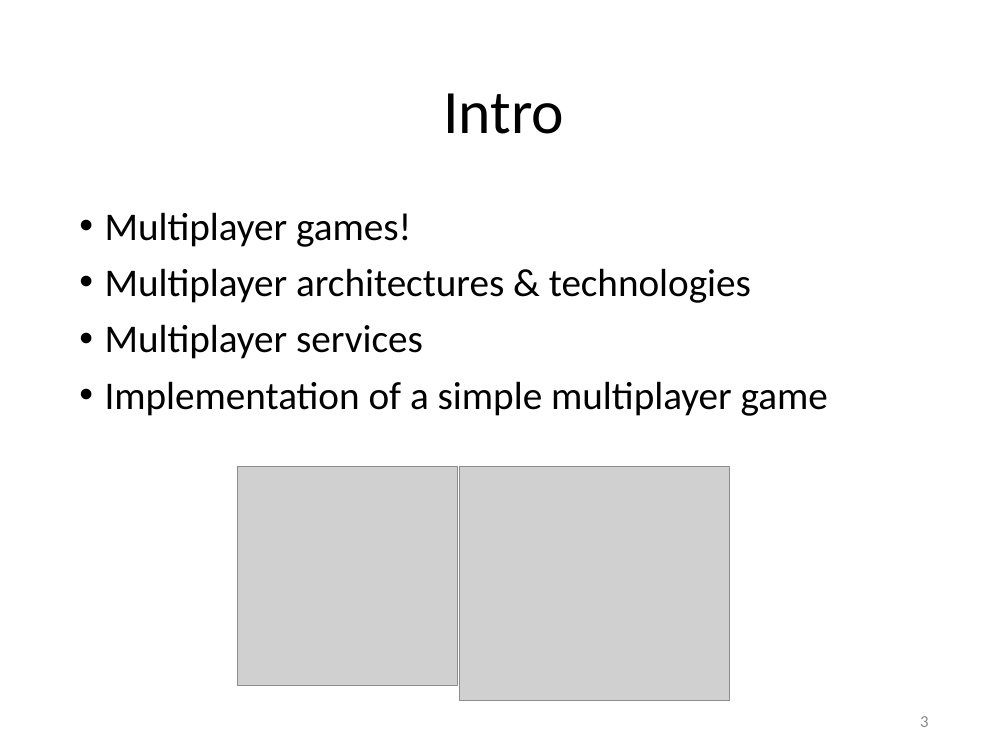
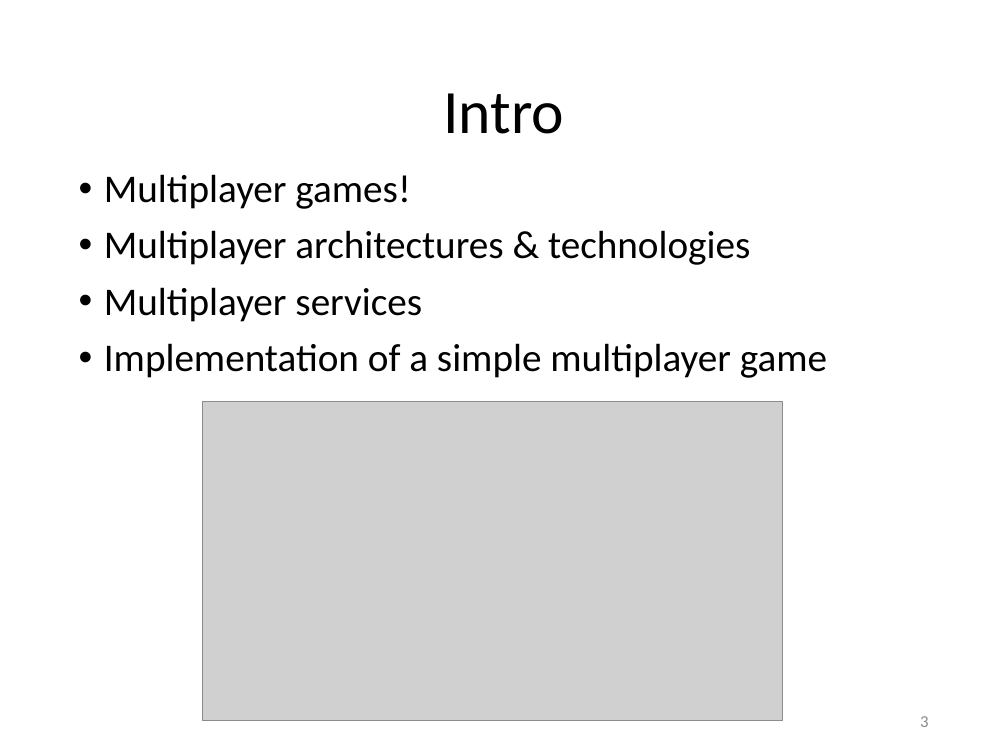
Before and after one commit to Lotti/codemotion2015, a slide deck: slide 3 of slides/slides.pptx. Drawn at 1008x756 pixels with LibreOffice and Linux fonts; fonts in the diff are those of the drawing; grey boxes stand for pictures; background and template pictures are left out. Boxes give left, top, right and bottom in pixels: in the first picture for what was removed or moved away, otherwise in the second. Text is boxed around its words. In the diff, an @@ line names an element or a change of style, - is before the commit and + after.

```diff
--- a/slides/slides.pptx
+++ b/slides/slides.pptx
@@ text "Multiplayer games!": place and size @@
-text "Multiplayer games!" at (105,212,828,416)
+text "Multiplayer games!" at (104,174,827,378)
@@ picture added at (203,402,782,721) @@
@@ picture removed at (238,467,458,686) @@
@@ picture removed at (460,467,730,701) @@
```
Also in this commit, not shown: 9 other slides changed, 8 other files.
